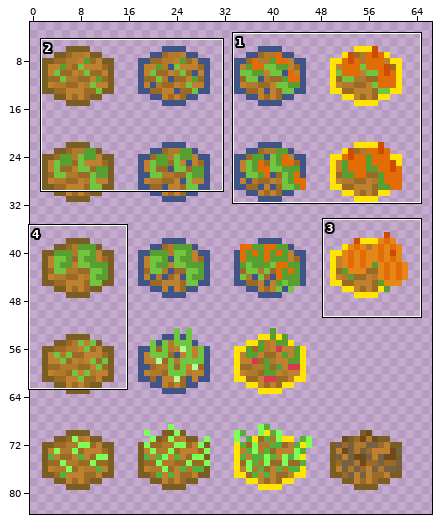
One commit to this sprite sheet: Assets/Graphics/Sprites/Tiles/cropTiles2.png. The picture above shows the old version from afar; the outline marks the close-up.
Close-up. Before the edit:
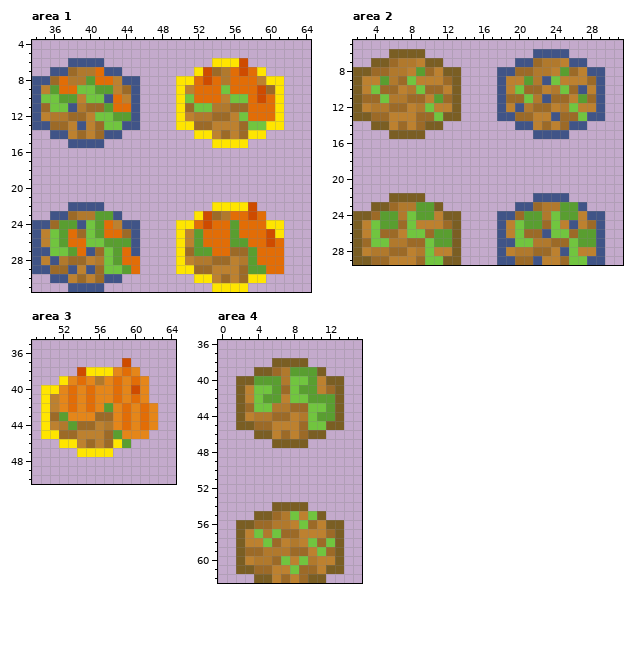
The file is 128x256 pixels. Colours within 5 levels of each other are drawn and written as one. Shown: area 1: x 34..64, y 4..31; area 2: x 2..31, y 5..29; area 3: x 49..64, y 35..50; area 4: x 0..15, y 36..62. The wide view leaves out empty margins. The commit also changed other parts of the picture, which this record leaves out.
The result:
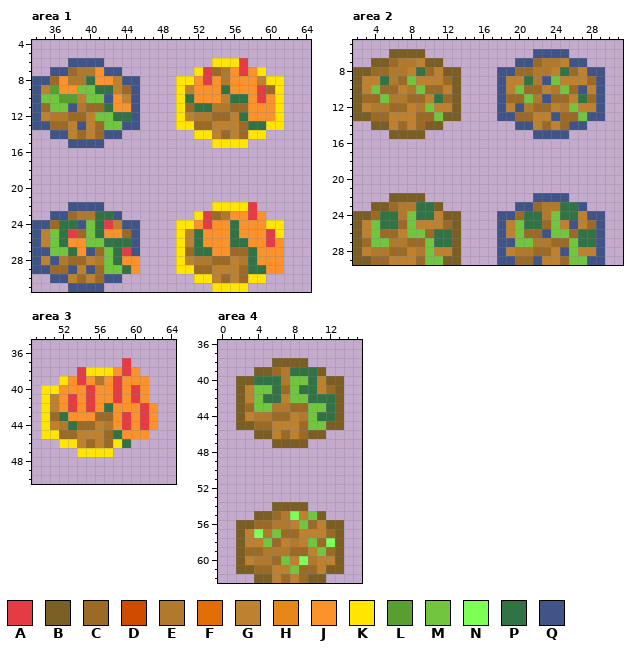
Palette (. is transparent): A #e53b44  B #7a5e23  C #9c6a27  D #ce4b00  E #b1792c  F #e26d06  G #bd812f  H #e58619  J #fb922b  K #ffe500  L #599e30  M #71c53f  N #7dff56  P #327345  Q #405487
Change:
--- area 1
@@ x 34..64 @@
  5 ...............................
- 6 ....QQQQ............KKKD.......
- 7 ..QQCEEFQQ........KDCEFDFK.....
- 8 QQCFEELFFGQQ....KKFDFEFFFGKK...
- 9 QGLFFMMLLGCQ....KGFFFMFFFDCK...
-10 QMMLLGMMQFGQ....KMFFFGMMFDFK...
-11 QCMMQECCLFFQ....KCMMEECCFFFK...
-12 QGEECCGMMLLQ....KGEECCGMFFFK...
-13 QQCCGQGCMMQQ....KKCCGGGCMMKK...
+ 6 ....QQQQ............KKKA.......
+ 7 ..QQCEEJQQ........KACEJAJK.....
+ 8 QQCJEEPJJGQQ....KKJAJEJJJGKK...
+ 9 QGLJJMMPPGCQ....KGJJJPJJJACK...
+10 QMMLLGMMQJGQ....KPJJJGPPJAJK...
+11 QCMMQECCPJJQ....KCPPEECCJJJK...
+12 QGEECCGMMPPQ....KGEECCGPJJJK...
+13 QQCCGQGCMMQQ....KKCCGGGCPPKK...
 14 ..QQGCGCQQ........KKGCGCKK.....
@@ x 34..64 @@
 21 ...............................
-22 ....QQQQ............KKKKD......
-23 ..QQCEELLQ........KDCEFFDF.....
-24 QQCLLQMLFGQQ....KKFDFFLFFFKK...
-25 QGMLFCMLFFCQ....KGLFFFLFFFDK...
-26 QGMLFFMMLLLQ....KGLFFFLLFFDF...
-27 QQMMLFQCMLFQ....KCLLFFCCLFFF...
-28 QGQECCGEMLFF....KGEECCGELFFF...
-29 QQCCQGQCMMLF....KKCCGGGCLLFF...
+22 ....QQQQ............KKKKA......
+23 ..QQCEEPPQ........KACEJJAJ.....
+24 QQCPPQMPAGQQ....KKJAJJPJJJKK...
+25 QGMPACMPJJCQ....KGPJJJPJJJAK...
+26 QGMPJJMMPPPQ....KGPJJJPPJJAJ...
+27 QQMMPJQCMPAQ....KCPPJJCCPJJJ...
+28 QGQECCGEMPJJ....KGEECCGEPJJJ...
+29 QQCCQGQCMMPJ....KKCCGGGCPPJJ...
 30 ..QQGCGCQQ........KKGCGCKK.....
--- area 2
@@ x 2..31 @@
  7 ..BBCEEGBB........QQCEEGQQ....
- 8 BBCCEEGLCGBB....QQCCEEGLCGQQ..
- 9 BGGLECMGGGCB....QGGLEQMGGGCQ..
+ 8 BBCCEEGPCGBB....QQCCEEGPCGQQ..
+ 9 BGGPECMGGGCB....QGGPEQMGGGCQ..
 10 BGMCCGEMCCGB....QGMCCGEMCQGQ..
-11 BCCMEECCGLCB....QCCMEQCCGLCQ..
+11 BCCMEECCGPCB....QCCMEQCCGPCQ..
 12 BGEECCGEMGGB....QGQECCGEMGGQ..
@@ x 2..31 @@
 22 ....BBBB............QQQQ......
-23 ..BBCEELLB........QQCEELLQ....
-24 BBCLLEMLLGBB....QQCLLEMLLGQQ..
-25 BGMLLCMGGGCB....QGMLLCMGQGCQ..
-26 BGMCCGMMCLLB....QGMCCQMMCLLQ..
-27 BCMMEECCMLLB....QQMMEECCMLLQ..
+23 ..BBCEEPPB........QQCEEPPQ....
+24 BBCPPEMPPGBB....QQCPPEMPPGQQ..
+25 BGMPPCMGGGCB....QGMPPCMGQGCQ..
+26 BGMCCGMMCPPB....QGMCCQMMCPPQ..
+27 BCMMEECCMPPB....QQMMEECCMPPQ..
 28 BGEECCGEMGGB....QGEECCGQMGGQ..
--- area 3
@@ x 49..64 @@
 36 ................
-37 ..........D.....
-38 .....DKKKHFH....
-39 ...KHFHEHFHFH...
-40 .KKHFHFHHFHDH...
-41 .KGHFHFHHFHFH...
-42 .KGHFHFHLHFHFH..
-43 .KCLHHHCCHFHFH..
-44 .KGELCCGEHFHFH..
-45 .KKCCGGGCLHHH...
-46 ...KKGCGCKL.....
+37 ..........A.....
+38 .....AKKKJAJ....
+39 ...KJAJEJAJJJ...
+40 .KKJJJAJJAJAJ...
+41 .KGJAJAJJAJAJ...
+42 .KGJAJAJPJJJAJ..
+43 .KCPJJJCCJAJAJ..
+44 .KGEPCCGEJAJAJ..
+45 .KKCCGGGCPJJJ...
+46 ...KKGCGCKP.....
 47 .....KKKK.......
--- area 4
@@ x 0..15 @@
 38 ......BBBB......
-39 ....BBCELLLB....
-40 ..BBLLLEMMLGBB..
-41 ..BGMMLCMLLGCB..
-42 ..BGMLLGMMLLLB..
-43 ..BCMMEECCMMLB..
-44 ..BGEECCGEMLLB..
+39 ....BBCEPPPB....
+40 ..BBPPPEMMPGBB..
+41 ..BGMMPCMPPGCB..
+42 ..BGMPPGMMPPPB..
+43 ..BCMMEECCMMPB..
+44 ..BGEECCGEMPPB..
 45 ..BBCCGGGCMMBB..
@@ x 0..15 @@
 54 ......BBBB......
-55 ....BBCEMGMB....
+55 ....BBCENGMB....
 56 ..BBCCEEGMCGBB..
-57 ..BGMEMCCGGGCB..
-58 ..BGGMCGEGMCMB..
+57 ..BGNEMCCGGGCB..
+58 ..BGGMCGEGMCNB..
 59 ..BCCEEECCGMCB..
-60 ..BGEECMGMEGGB..
+60 ..BGEECMGNEGGB..
 61 ..BBCCGGMCCGBB..
